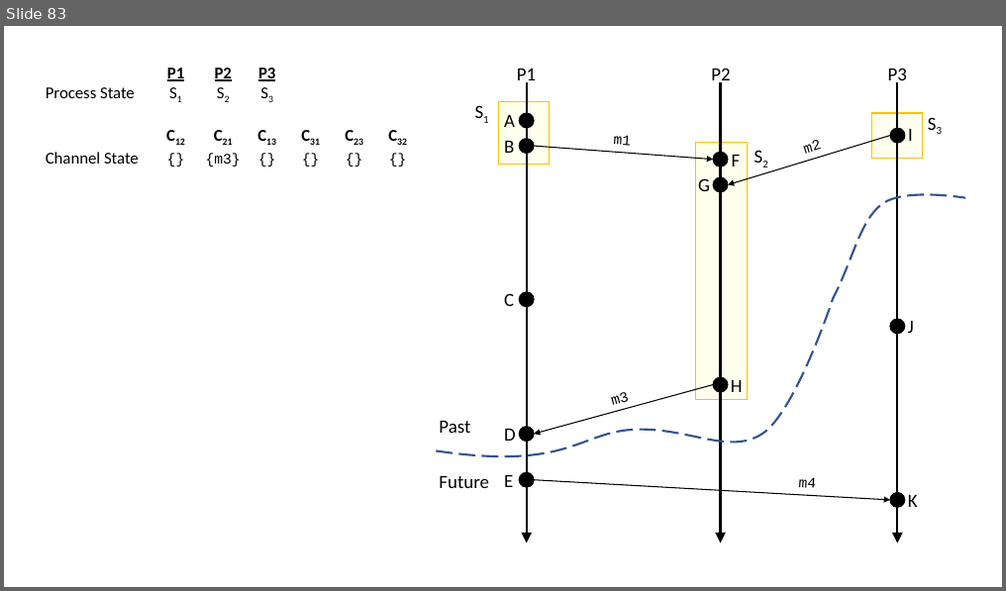
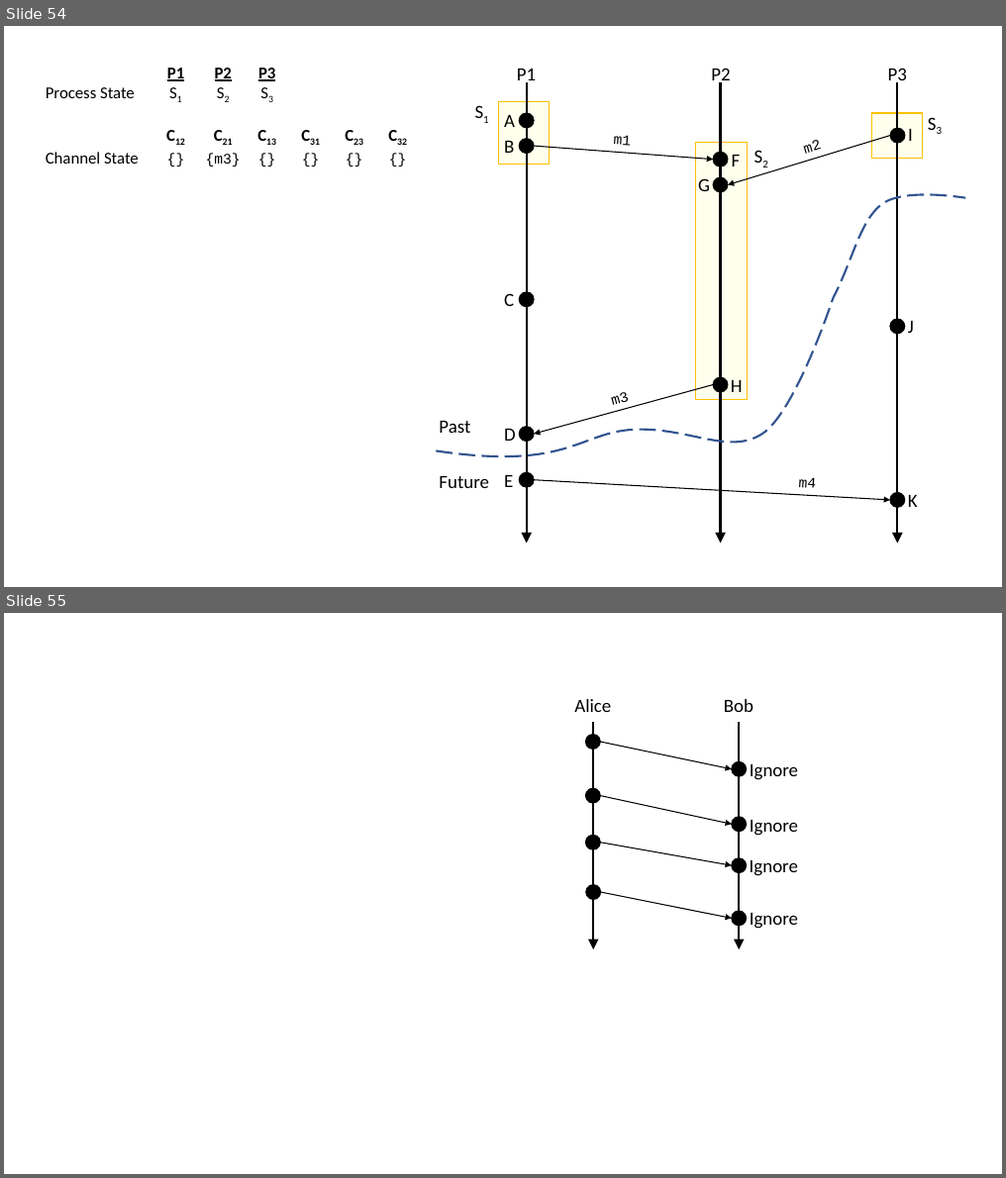
Before and after one commit to ChrisWhealy/DistributedSystemNotes, a slide deck: img/Diagrams.pptx. Shown one above the other, each under a label of ours: slide 83 before the commit, slides 54 and 55 after it. The pictures are 1006x591 and 1006x1178 pixels, drawn with LibreOffice and Linux fonts; fonts in the diff are those of the drawing. Boxes give left, top, right and bottom in pixels: in the first picture for what was removed or moved away, otherwise in the second. Text is boxed around its words. In the diff, an @@ line names an element or a change of style, - is before the commit and + after.

```diff
--- a/img/Diagrams.pptx
+++ b/img/Diagrams.pptx
@@ slide 55 added at box(4, 613, 1002, 1174), background #FFFFFF @@
@@ text added at box(574, 699, 611, 712), 18 pt, text #000000 @@
+Alice
@@ text added at box(724, 699, 753, 712), 18 pt, text #000000 @@
+Bob
@@ arrow added from (593, 722) to (593, 950), #000000 2 pt @@
@@ arrow added from (740, 722) to (740, 950), #000000 2 pt @@
@@ ellipse added at box(586, 735, 601, 750), fill #000000, outline #000000 1 pt @@
@@ arrow added from (601, 742) to (732, 769), #000000 1 pt @@
@@ ellipse added at box(586, 788, 601, 803), fill #000000, outline #000000 1 pt @@
@@ ellipse added at box(732, 761, 746, 777), fill #000000, outline #000000 1 pt @@
@@ text added at box(749, 764, 798, 780), 18 pt, text #000000 @@
+Ignore
@@ arrow added from (601, 796) to (732, 824), #000000 1 pt @@
@@ ellipse added at box(732, 817, 746, 832), fill #000000, outline #000000 1 pt @@
@@ text added at box(749, 820, 798, 836), 18 pt, text #000000 @@
+Ignore
@@ ellipse added at box(586, 836, 601, 851), fill #000000, outline #000000 1 pt @@
@@ arrow added from (601, 843) to (732, 866), #000000 1 pt @@
@@ ellipse added at box(732, 859, 746, 873), fill #000000, outline #000000 1 pt @@
@@ text added at box(749, 861, 798, 876), 18 pt, text #000000 @@
+Ignore
@@ ellipse added at box(586, 884, 601, 900), fill #000000, outline #000000 1 pt @@
@@ arrow added from (601, 892) to (732, 919), #000000 1 pt @@
@@ ellipse added at box(732, 911, 746, 926), fill #000000, outline #000000 1 pt @@
@@ text added at box(749, 913, 798, 929), 18 pt, text #000000 @@
+Ignore
@@ what was slide 83 is now slide 54 @@
```
Also in this commit, not shown: 8 slides changed, 3 other slides added, 29 slides removed, 10 other files.
